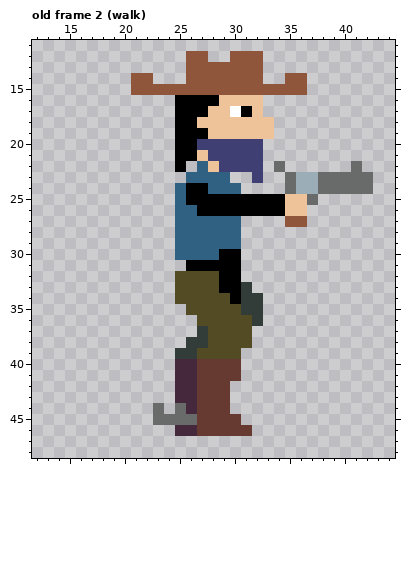
Pixel-art file: Player1/player1.aseprite. Above, as it was before the edit.
64x64 pixels, 10 frames. Shown: old frame 2 (walk): x 12..44, y 11..48. The commit also changed other frames, which this record leaves out.
The result:
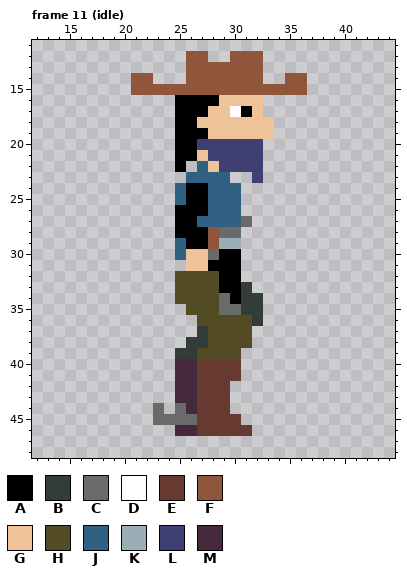
Palette (. is transparent): A #000000  B #323c39  C #696a6a  D #ffffff  E #663931  F #8f563b  G #eec39a  H #524b24  J #306082  K #9badb7  L #3f3f74  M #45283c
A new or re-ordered frame is compared with the old frame closest to it.
Diff:
frames 10 -> 23
Frame 11 (idle) is new; against old frame 2 (walk):
y 22: x 34 C -> .; x 41 C -> .
y 23..24: x 35..42 CKKCCCCC -> ........
y 25: x 28..37 AAAAAAAGGC -> JJJ.......
y 26: x 25..26 JJ -> AA; x 28..36 AAAAAAAGG -> JJJ......
y 27: x 25..26 JJ -> AA; x 31 . -> C; x 35..36 FF -> ..
y 28: x 25..30 JJJJJJ -> AAAFCC
y 29: x 26..30 JJJJJ -> AAFKK
y 30: x 26..28 JJJ -> GGC
y 31: x 26..27 AA -> GG
y 34: x 29 H -> C
y 35: x 29..30 HH -> CC
Pixel boxes of the changes (left, top, right, bottom) in both pictures:
changed: (175, 161, 373, 315)
